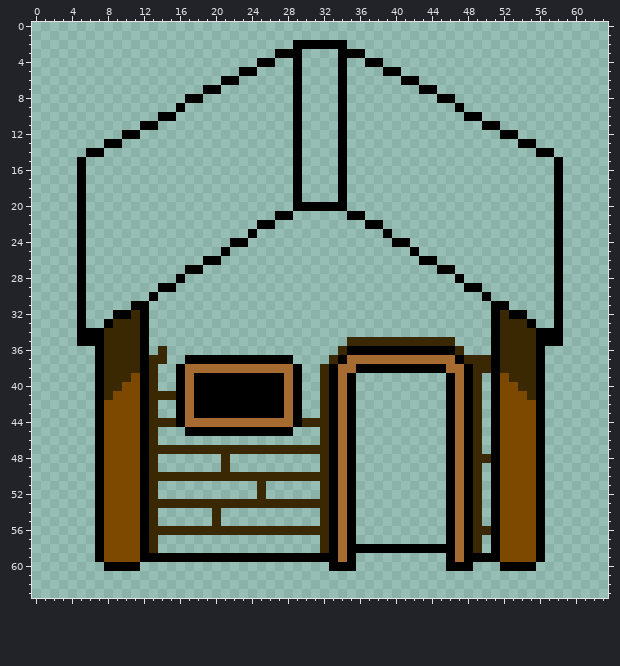
Pixel-art file: Project 2/aseprite_sprites/cabin.aseprite. That is the earlier state.
64x64 pixels, 1 frame.
Now the later version:
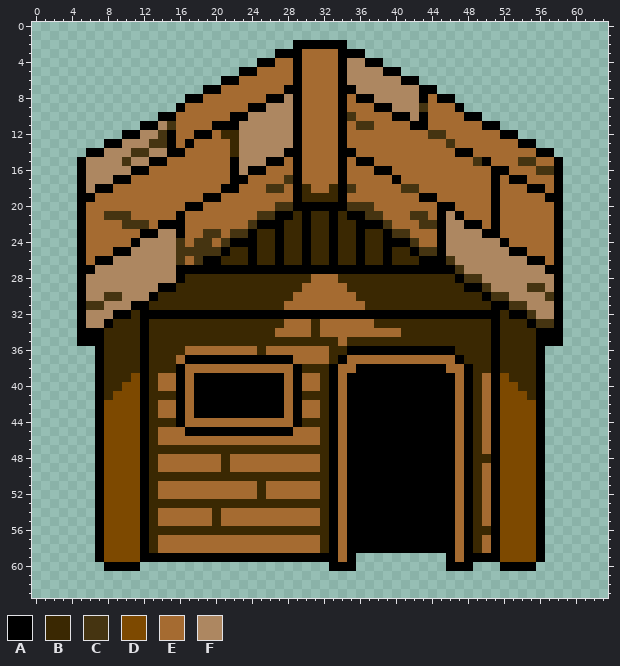
Palette (. is transparent): A #000000  B #3a2802  C #453411  D #7d4900  E #a56b31  F #ad8761
Changes in this commit:
@@ x 0..63 @@
  2 .............................AAAAAA.............................
- 3 ...........................AAA....AAA...........................
- 4 .........................AA..A....A..AA.........................
- 5 .......................AA....A....A....AA.......................
- 6 .....................AA......A....A......AA.....................
- 7 ...................AA........A....A........AA...................
- 8 .................AA..........A....A..........AA.................
- 9 ................A............A....A............A................
-10 ..............AA.............A....A.............AA..............
-11 ............AA...............A....A...............AA............
-12 ..........AA.................A....A.................AA..........
-13 ........AA...................A....A...................AA........
-14 ......AA.....................A....A.....................AA......
-15 .....A.......................A....A.......................A.....
-16 .....A.......................A....A.......................A.....
-17 .....A.......................A....A.......................A.....
-18 .....A.......................A....A.......................A.....
-19 .....A.......................A....A.......................A.....
-20 .....A.......................AAAAAA.......................A.....
-21 .....A.....................AA......AA.....................A.....
-22 .....A...................AA..........AA...................A.....
-23 .....A..................A..............A..................A.....
-24 .....A................AA................AA................A.....
-25 .....A...............A....................A...............A.....
-26 .....A.............AA......................AA.............A.....
-27 .....A...........AA..........................AA...........A.....
-28 .....A..........A..............................A..........A.....
-29 .....A........AA................................AA........A.....
-30 .....A.......A....................................A.......A.....
-31 .....A.....AA......................................AA.....A.....
-32 .....A...AABA......................................ABAA...A.....
-33 .....A..ABBBA......................................ABBBA..A.....
-34 .....AAABBBBA......................................ABBBBAAA.....
-35 .....AAABBBBA......................BBBBBBBBBBBB....ABBBBAAA.....
-36 .......ABBBBA.B...................BAAAAAAAAAAAAB...ABBBBA.......
-37 .......ABBBBABB..AAAAAAAAAAAA....BAEEEEEEEEEEEEABBBABBBBA.......
-38 .......ABBBBAB..AEEEEEEEEEEEEA..BAEEAAAAAAAAAAEEABBABBBBA.......
-39 .......ABBBDAB..AEAAAAAAAAAAEA..BAEA..........AEAB.ADBBBA.......
-40 .......ABBDDAB..AEAAAAAAAAAAEA..BAEA..........AEAB.ADDBBA.......
-41 .......ABDDDABBBAEAAAAAAAAAAEA..BAEA..........AEAB.ADDDBA.......
-42 .......ADDDDAB..AEAAAAAAAAAAEA..BAEA..........AEAB.ADDDDA.......
-43 .......ADDDDAB..AEAAAAAAAAAAEA..BAEA..........AEAB.ADDDDA.......
-44 .......ADDDDABBBAEEEEEEEEEEEEABBBAEA..........AEAB.ADDDDA.......
-45 .......ADDDDAB...AAAAAAAAAAAA...BAEA..........AEAB.ADDDDA.......
-46 .......ADDDDAB..................BAEA..........AEAB.ADDDDA.......
-47 .......ADDDDABBBBBBBBBBBBBBBBBBBBAEA..........AEAB.ADDDDA.......
-48 .......ADDDDAB.......B..........BAEA..........AEABBADDDDA.......
-49 .......ADDDDAB.......B..........BAEA..........AEAB.ADDDDA.......
-50 .......ADDDDABBBBBBBBBBBBBBBBBBBBAEA..........AEAB.ADDDDA.......
-51 .......ADDDDAB...........B......BAEA..........AEAB.ADDDDA.......
-52 .......ADDDDAB...........B......BAEA..........AEAB.ADDDDA.......
-53 .......ADDDDABBBBBBBBBBBBBBBBBBBBAEA..........AEAB.ADDDDA.......
-54 .......ADDDDAB......B...........BAEA..........AEAB.ADDDDA.......
-55 .......ADDDDAB......B...........BAEA..........AEAB.ADDDDA.......
-56 .......ADDDDABBBBBBBBBBBBBBBBBBBBAEA..........AEABBADDDDA.......
-57 .......ADDDDAB..................BAEA..........AEAB.ADDDDA.......
-58 .......ADDDDAB..................BAEAAAAAAAAAAAAEAB.ADDDDA.......
+ 3 ...........................AAAEEEEAAA...........................
+ 4 .........................AAEEAEEEEAFFAA.........................
+ 5 .......................AAEEEEAEEEEAFFFFAA.......................
+ 6 .....................AAEEEEEEAEEEEAFFFFFFAA.....................
+ 7 ...................AAEEEEEEEAAEEEEAAFFFFFFFAA...................
+ 8 .................AAEEEEEEEAAFAEEEEAEAAFFFFFAEAA.................
+ 9 ................AEEEEEEEAAFFFAEEEEAEEEAAFFFCEEEA................
+10 ..............AAEEEEEEAAFFFFFAEEEEACEEEEAAFAEEEEAA..............
+11 ............AAFCEEEEAAAFFFFFFAEEEEAECCEEEEAAEEEEEEAA............
+12 ..........AAFFCAEEAAEBBFFFFFFAEEEEAEEEEEEEEECCEEEEEEAA..........
+13 ........AAFFFCCAEAEEEEBFFFFFFAEEEEAEEEEEEEEEEECEEEEEEEAA........
+14 ......AAFFFCCFFAAEEEEEBFFFFFAAEEEEAAEEEEEEEEEEEAAEEEEEEEAA......
+15 .....AFFFFCFFAAEEEEEEEAFFFAAEAEEEEAEAAEEEEEEEEEEECAEEECCEEA.....
+16 .....AFFFFFAAEEEEEEEEEAFAAEEEAEEEEAEEEAAEEEEEEEEEEEAAEEECCA.....
+17 .....AFFFAAEEEEEEEEEEEAAEEEECAEEEEAEEEEEAEEEEEEEEEEAEAAEEEA.....
+18 .....AFAAEEEEEEEEEEEEAAEEECCEABEEBACEEEEECCEEEEEEEEAEEEAAEA.....
+19 .....AAEEEEEEEEEEEEAAEEEEEEEEABBBBAEEEEEEEEAAEEEEEEAEEEEEAA.....
+20 .....AEEEEEEEEEEEAAEEEEEEEECCAAAAAACCCEEEEEEEAAEEEEAEEEEEEA.....
+21 .....AEECCCEEEEEAEEEEEEEECCAABABBABAACCEEECCEAFAEEEAEEEEEEA.....
+22 .....AEEEECCCEAAAEEEEEEECAAABBABBABBAAACEEECCAFFAAEAEEEEEEA.....
+23 .....AEEEEEEAAFFAEECCECCABBABBABBABBABBACCEEEAFFFFAAEEEEEEA.....
+24 .....AEEEEEAFFFFCECCECAAABBABBABBABBABBAAACEEAFFFFFFAEEEEEA.....
+25 .....AEEEAAFFFFFCCCCCABBABBABBABBABBABBABBACCAFFFFFFFAAEEEA.....
+26 .....AEAAFFFFFFFCECAABBBABBABBABBABBABBABBBAAACFFFFFFFFAAEA.....
+27 .....AAFFFFFFFFFAAAAAAAAAAAAAAAAAAAAAAAAAAAAAAACFFFFFFFFFAA.....
+28 .....AFFFFFFFFFFABBBBBBBBBBBBBBEEEBBBBBBBBBBBBBACCFFFFFFFFA.....
+29 .....AFFFFFFFFAABBBBBBBBBBBBBBEEEEEBBBBBBBBBBBBBAACFFFFCCFA.....
+30 .....AFFCCFFFABBBBBBBBBBBBBBBEEEEEEEBBBBBBBBBBBBBBACCFFFFCA.....
+31 .....ACCFFFAABBBBBBBBBBBBBBBEEEEEEEEEBBBBBBBBBBBBBBAACCFFFA.....
+32 .....AFFFAABAAAAAAAAAAAAAAAAAAAAAAAAAAAAAAAAAAAAAAAABAACFFA.....
+33 .....AFFABBBABBBBBBBBBBBBBBBEEEBEEEEEEBBBBBBBBBBBBBABBBACCA.....
+34 .....AAABBBBABBBBBBBBBBBBBBEEEEBEEEEEEEEEBBBBBBBBBBABBBBAAA.....
+35 .....AAABBBBABBBBBBBBBBBBBBBBBBBBBEBBBBBBBBBBBBBBBBABBBBAAA.....
+36 .......ABBBBABBBBEEEEEEEEBEEEEEEEBBAAAAAAAAAAAABBBBABBBBA.......
+37 .......ABBBBABBBEAAAAAAAAAAAAEEEEBAEEEEEEEEEEEEABBBABBBBA.......
+38 .......ABBBBABBBAEEEEEEEEEEEEABBBAEEAAAAAAAAAAEEABBABBBBA.......
+39 .......ABBBDABEEAEAAAAAAAAAAEAEEBAEAAAAAAAAAAAAEABEADBBBA.......
+40 .......ABBDDABEEAEAAAAAAAAAAEAEEBAEAAAAAAAAAAAAEABEADDBBA.......
+41 .......ABDDDABBBAEAAAAAAAAAAEABBBAEAAAAAAAAAAAAEABEADDDBA.......
+42 .......ADDDDABEEAEAAAAAAAAAAEAEEBAEAAAAAAAAAAAAEABEADDDDA.......
+43 .......ADDDDABEEAEAAAAAAAAAAEAEEBAEAAAAAAAAAAAAEABEADDDDA.......
+44 .......ADDDDABBBAEEEEEEEEEEEEABBBAEAAAAAAAAAAAAEABEADDDDA.......
+45 .......ADDDDABEEEAAAAAAAAAAAAEEEBAEAAAAAAAAAAAAEABEADDDDA.......
+46 .......ADDDDABEEEEEEEEEEEEEEEEEEBAEAAAAAAAAAAAAEABEADDDDA.......
+47 .......ADDDDABBBBBBBBBBBBBBBBBBBBAEAAAAAAAAAAAAEABEADDDDA.......
+48 .......ADDDDABEEEEEEEBEEEEEEEEEEBAEAAAAAAAAAAAAEABBADDDDA.......
+49 .......ADDDDABEEEEEEEBEEEEEEEEEEBAEAAAAAAAAAAAAEABEADDDDA.......
+50 .......ADDDDABBBBBBBBBBBBBBBBBBBBAEAAAAAAAAAAAAEABEADDDDA.......
+51 .......ADDDDABEEEEEEEEEEEBEEEEEEBAEAAAAAAAAAAAAEABEADDDDA.......
+52 .......ADDDDABEEEEEEEEEEEBEEEEEEBAEAAAAAAAAAAAAEABEADDDDA.......
+53 .......ADDDDABBBBBBBBBBBBBBBBBBBBAEAAAAAAAAAAAAEABEADDDDA.......
+54 .......ADDDDABEEEEEEBEEEEEEEEEEEBAEAAAAAAAAAAAAEABEADDDDA.......
+55 .......ADDDDABEEEEEEBEEEEEEEEEEEBAEAAAAAAAAAAAAEABEADDDDA.......
+56 .......ADDDDABBBBBBBBBBBBBBBBBBBBAEAAAAAAAAAAAAEABBADDDDA.......
+57 .......ADDDDABEEEEEEEEEEEEEEEEEEBAEAAAAAAAAAAAAEABEADDDDA.......
+58 .......ADDDDABEEEEEEEEEEEEEEEEEEBAEAAAAAAAAAAAAEABEADDDDA.......
 59 .......ADDDDAAAAAAAAAAAAAAAAAAAAAAEA..........AEAAAADDDDA.......
